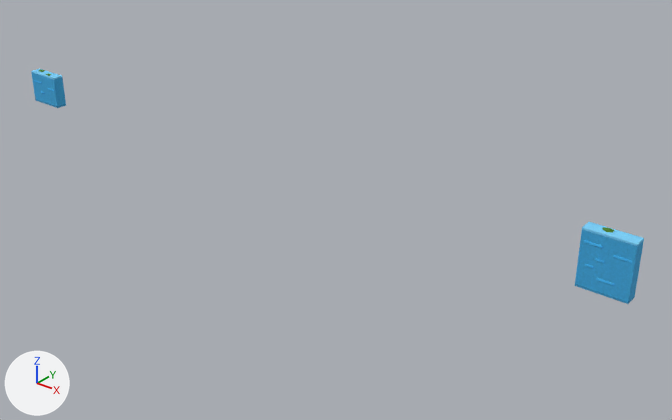
The glTF model wereld/models/water_level2.glb as it was, and as the next commit left it.
Camera for both pictures: a 50 mm lens placed at (83.7, -50.4, 30.4), pointed at (41.4, 2.4, -2.3). Every picture has the same lights, and +X, +Y and +Z are marked at lower left. The picture after the commit comes second. Vertices at exactly the same position are counted once.

The older version as bpy lines, for what is in view:
```python
me_water_l2_01 = bpy.data.meshes.new('water_L2_01')
me_water_l2_01.from_pydata(...)  # 508 vertices, 984 faces; spans x 5.7..9.3, y -0.53..0.5, z -0.01..3.05
# faces by material slot: [44, 44, 44, 372, 480]
me_water_l2_01.materials.append(mat_krabbels_water)
me_water_l2_01.materials.append(mat_krabbels_water_licht)
me_water_l2_01.materials.append(mat_krabbels_water_donker)
me_water_l2_01.materials.append(mat_krabbels_water_streep)
me_water_l2_01.materials.append(mat_krabbels_lelie)
me_water_l2_02 = bpy.data.meshes.new('water_L2_02')
me_water_l2_02.from_pydata(...)  # 514 vertices, 992 faces; spans x 63.3..66.9, y -0.53..0.5, z -0.01..4.25
# faces by material slot: [44, 44, 44, 620, 240]
me_water_l2_02.materials.append(mat_krabbels_water)
me_water_l2_02.materials.append(mat_krabbels_water_licht)
me_water_l2_02.materials.append(mat_krabbels_water_donker)
me_water_l2_02.materials.append(mat_krabbels_water_streep)
me_water_l2_02.materials.append(mat_krabbels_lelie)
ob_water_l2_01 = bpy.data.objects.new('water_L2_01', me_water_l2_01)
ob_water_l2_01.location = (0.0, 0.0, 0.0)
ob_water_l2_02 = bpy.data.objects.new('water_L2_02', me_water_l2_02)
ob_water_l2_02.location = (0.0, 0.0, 0.0)
```
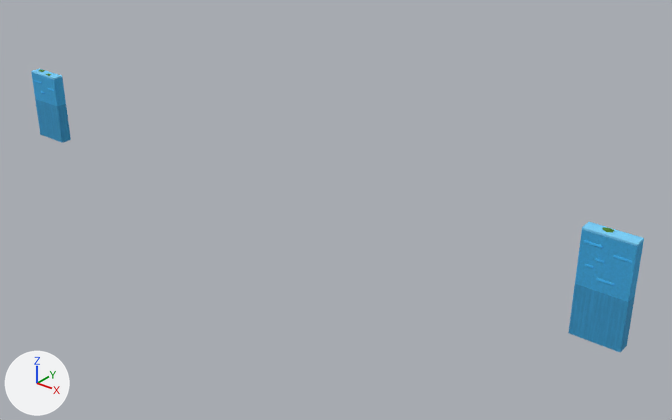
The edits, one by one:
me_water_l2_01 is used by ob_water_l2_01; location (0.0, 0.0, 0.0).
me_water_l2_01 had 508 vertices, 984 faces and spanned x 5.7..9.3, y -0.53..0.5, z -0.01..3.05.
me_water_l2_01 now has 508 vertices, 984 faces and spans x 5.7..9.3, y -0.53..0.5, z -3.61..3.05.
me_water_l2_01 part 1: all 12 vertices in x 5.7..9.3, y -0.5..0.5, z -0.01..0.0 are moved by (0.0, 0.0, -3.6).
me_water_l2_02 is used by ob_water_l2_02; location (0.0, 0.0, 0.0).
me_water_l2_02 had 514 vertices, 992 faces and spanned x 63.3..66.9, y -0.53..0.5, z -0.01..4.25.
me_water_l2_02 now has 514 vertices, 992 faces and spans x 63.3..66.9, y -0.53..0.5, z -3.61..4.25.
me_water_l2_02 part 2: all 12 vertices in x 63.3..66.9, y -0.5..0.5, z -0.01..0.0 are moved by (0.0, 0.0, -3.6).

What differs and where, as boxes [x1, y1, x2, y2] in the pictures (672 x 420 px; the box of a moved part takes in the faces that stretch with it):
'water_L2_02', reshaped (10% wider, 58% taller)
    before: [575, 222, 644, 304]
    after: [568, 222, 644, 352]
'water_L2_01', reshaped (14% wider, 88% taller)
    before: [31, 69, 66, 108]
    after: [31, 69, 71, 143]
part 1 of me_water_l2_01, moved or reshaped
    before: [35, 99, 66, 108]
    after: [35, 99, 71, 143]
part 2 of me_water_l2_02, moved or reshaped
    before: [575, 284, 635, 304]
    after: [568, 284, 635, 352]
